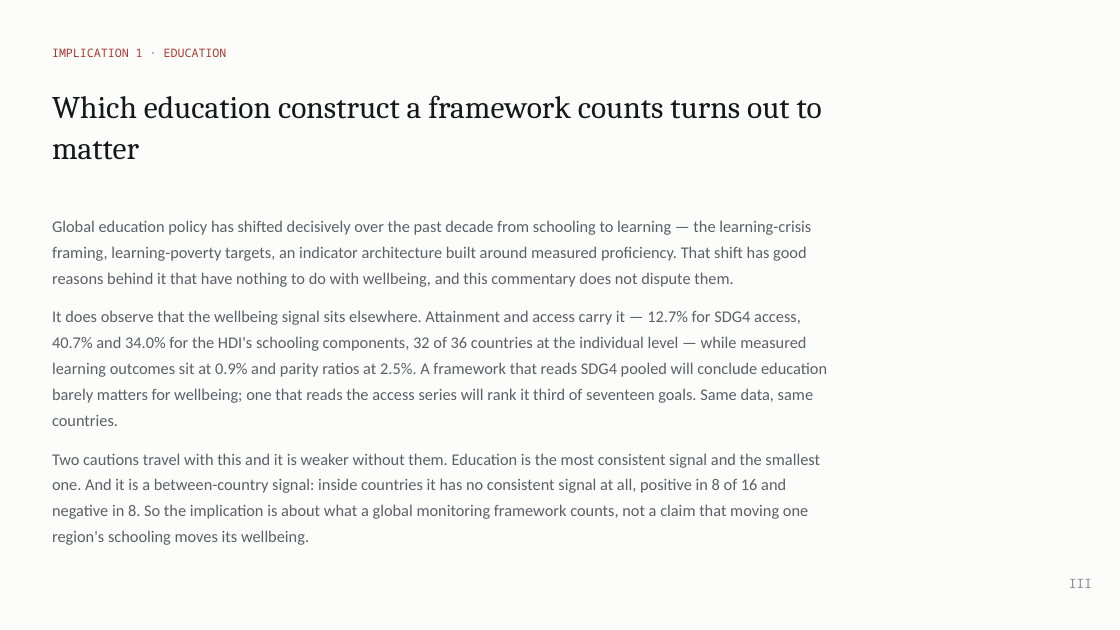
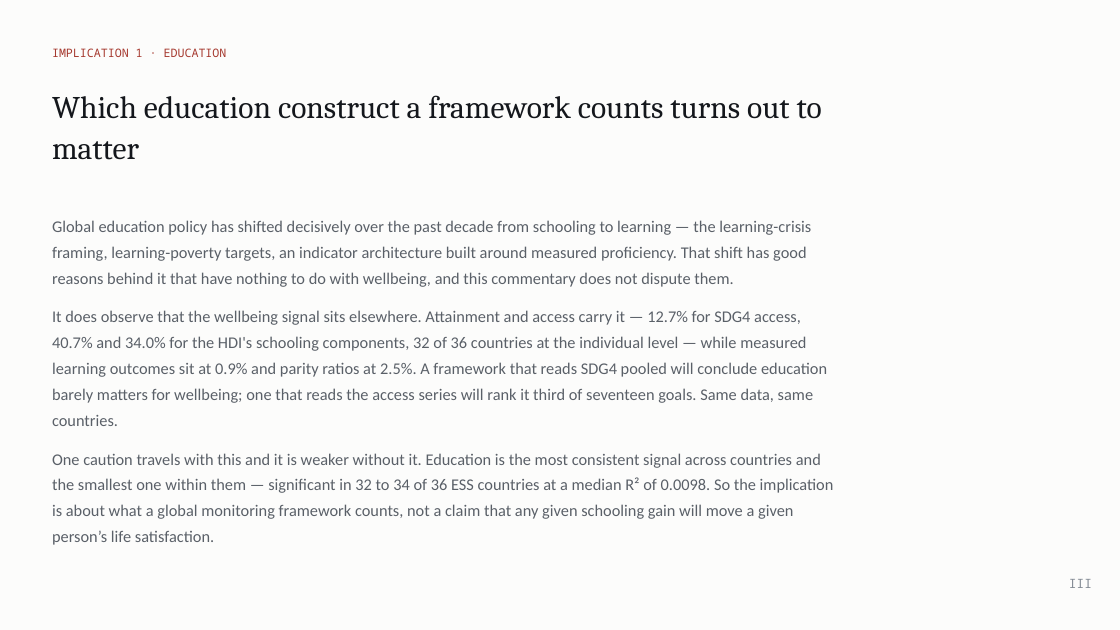
Before and after one commit to cwejnert/HDI-Happiness, a slide deck: slide 27 of deck/Measured_Where_It_Varies.pptx (slide 31 before the commit). Drawn at 1120x630 pixels with LibreOffice and Linux fonts; fonts in the diff are those of the drawing. Boxes give left, top, right and bottom in pixels: in the first picture for what was removed or moved away, otherwise in the second. Text is boxed around its words. In the diff, an @@ line names an element or a change of style, - is before the commit and + after.

```diff
--- a/deck/Measured_Where_It_Varies.pptx
+++ b/deck/Measured_Where_It_Varies.pptx
@@ text at (52,453,834,545): text changed @@
-Two cautions travel with this and it is weaker without them. Education is the most consistent signal and the smallest one. And it is a between-country signal: inside countries it has no consistent signal at all, positive in 8 of 16 and negative in 8. So the implication is about what a global monitoring framework counts, not a claim that moving one region's schooling moves its wellbeing.
+One caution travels with this and it is weaker without it. Education is the most consistent signal across countries and the smallest one within them — significant in 32 to 34 of 36 ESS countries at a median R² of 0.0098. So the implication is about what a global monitoring framework counts, not a claim that any given schooling gain will move a given person’s life satisfaction.
```
Also in this commit, not shown: 13 other slides changed, 10 slides removed, 21 other files.
